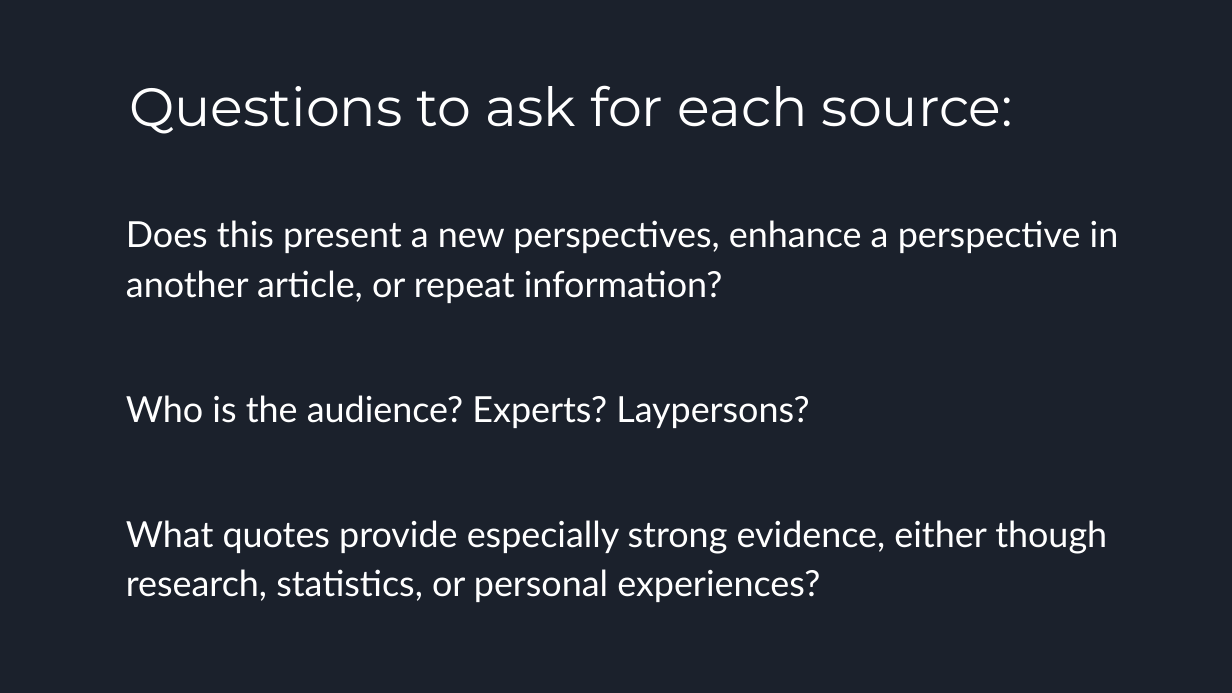
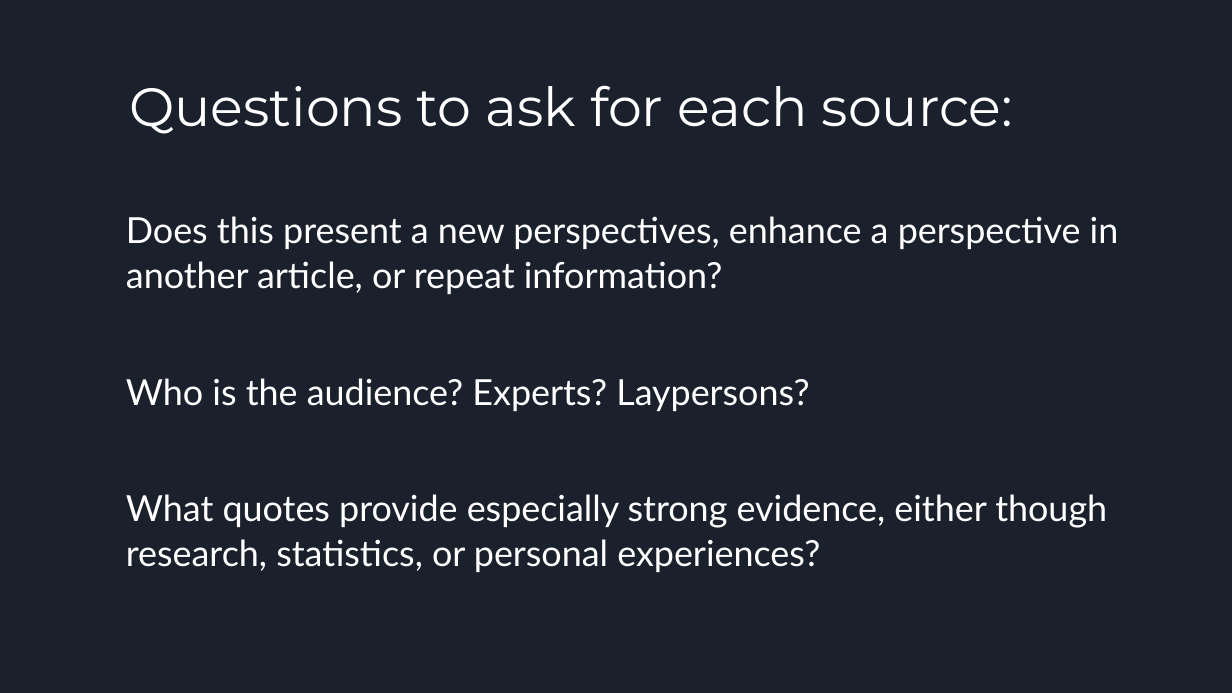
Before and after one commit to TheWrenegade/portfolio, a slide deck: slide 9 of files/cccc-fvi/Interviewing and Observing Slides.pptx (slide 8 before the commit). Drawn at 1232x693 pixels with LibreOffice and Linux fonts; fonts in the diff are those of the drawing. Boxes give left, top, right and bottom in pixels: in the first picture for what was removed or moved away, otherwise in the second. Text is boxed around its words. In the diff, an @@ line names an element or a change of style, - is before the commit and + after.

```diff
--- a/files/cccc-fvi/Interviewing and Observing Slides.pptx
+++ b/files/cccc-fvi/Interviewing and Observing Slides.pptx
@@ text "Does this present a new ..." at <box>126,216,1119,572</box>: line spacing 1.15 to 1.05 @@
```
Also in this commit, not shown: 2 other slides changed, 1 slide added, 1 other file.
